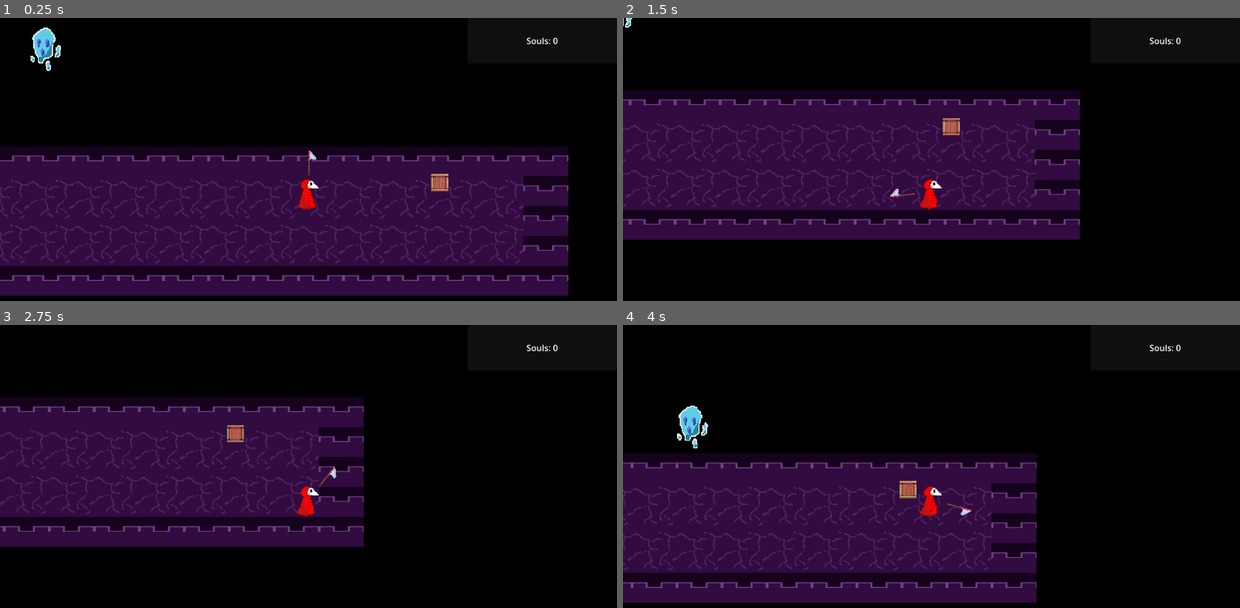
Above: before the commit, frames 1-4 (two rows, left to right).
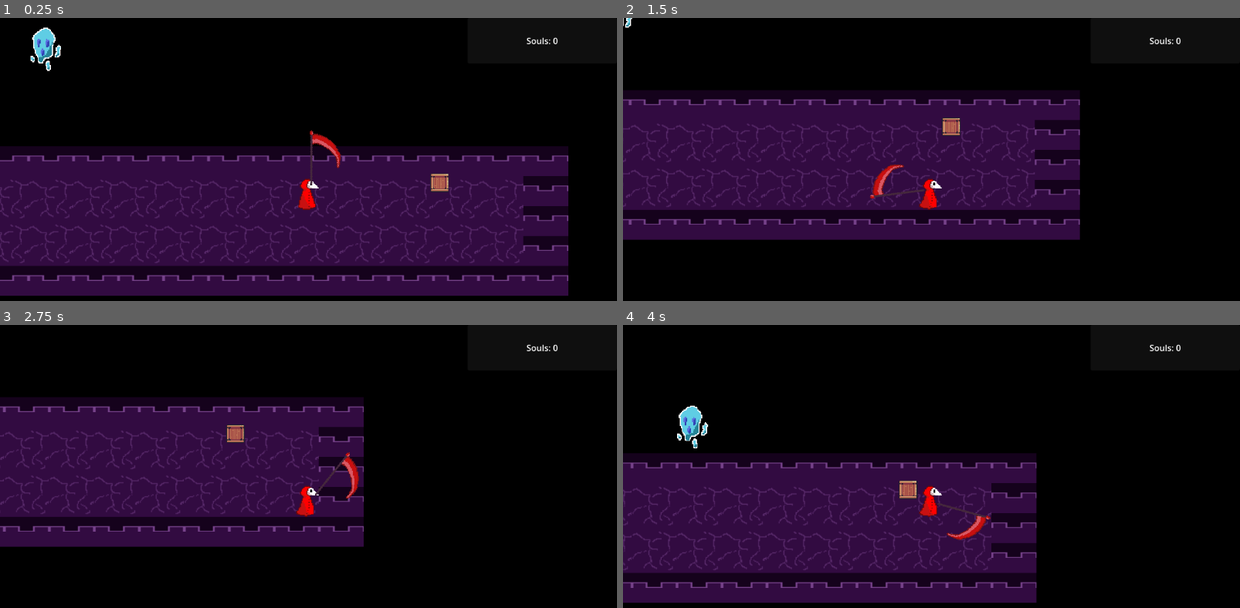
Above: after the commit, the same moments.

Repository: GlitchSkye/Game-test-top-down
Game: Godot game, scene res://game.tscn
Same seed, same stepped clock (60 frames per second), same inputs: the game is played once before the commit and once after it.
Inputs (mouse positions are in pixels of both pictures, inside the frame that each line leads up to):
- Up to frame 1 (0.25 s): no input
- Up to frame 2 (1.5 s): tap Enter (ui_accept) at 0.5, 0.77, 1.25 s; move the mouse to (1067, 173) at 0.52 s; hold Right (ui_right) 0.53-1.28 s; move the mouse to (808, 207) at 1.27 s; hold Down (ui_down) from 1.28 s (still down)
- Up to frame 3 (2.75 s): tap Enter (ui_accept) at 1.52 s; move the mouse to (370, 421) at 2.02 s; release Down (ui_down) at 2.03 s; hold Right (ui_right) from 2.03 s (still down)
- Up to frame 4 (4 s): tap Enter (ui_accept) at 2.75, 3.02, 3.77 s; move the mouse to (900, 568) at 2.77 s; release Right (ui_right) at 2.78 s; hold Up (ui_up) 2.78-3.53 s; move the mouse to (1116, 551) at 3.52 s; hold Left (ui_left) from 3.53 s (still down)

The runs differ from the first frame. In frame 1, 0.3% of the frame differs, in the area x 49-56%, y 39-60%; in frame 2, 0.3%; in frame 3, 0.3%, in the area x 51-59%, y 44-62%; in frame 4, 0.3%.

Commit message:
added scythe weapon

Diff:
--- a/enemies/ghost_basic_enemy.tscn
+++ b/enemies/ghost_basic_enemy.tscn
@@ -1,7 +1,7 @@
 [gd_scene load_steps=17 format=3 uid="uid://8euh2rgfiu7l"]
 
 [ext_resource type="Script" path="res://program/NPC/bee_collectable.gd" id="1_wiq43"]
-[ext_resource type="Texture2D" uid="uid://br4tq6eiumkay" path="res://basic-ghost.png" id="2_0f7th"]
+[ext_resource type="Texture2D" uid="uid://br4tq6eiumkay" path="res://enemies/basic-ghost.png" id="2_0f7th"]
 [ext_resource type="Texture2D" uid="uid://djctnykamjln4" path="res://enemies/Desappearing (96x96).png" id="2_bpscu"]
 [ext_resource type="Script" path="res://enemies/state_manager.gd" id="4_pfucl"]
 [ext_resource type="Script" path="res://program/States/Idle.gd" id="5_vmvta"]
--- a/player/player_character_body_2d.tscn
+++ b/player/player_character_body_2d.tscn
@@ -203,6 +203,7 @@
 
 [node name="Area2D" type="Area2D" parent="." groups=["player"]]
 collision_layer = 2
+collision_mask = 129
 
 [node name="playerCollision" type="CollisionShape2D" parent="Area2D"]
 position = Vector2(-2, 4)
--- a/sword.tscn
+++ b/sword.tscn
@@ -1,25 +1,25 @@
 [gd_scene load_steps=4 format=3 uid="uid://dwhyh07kbxenr"]
 
 [ext_resource type="Script" path="res://program/Weapons/sword.gd" id="1_kcs4u"]
-[ext_resource type="Texture2D" uid="uid://bsrwwobxfi2ep" path="res://net.png" id="2_b1d2t"]
+[ext_resource type="Texture2D" uid="uid://c4pyypy5ru5gv" path="res://player/scythe.png" id="2_ig83x"]
 
 [sub_resource type="CapsuleShape2D" id="CapsuleShape2D_4ur8v"]
-radius = 4.99954
-height = 32.0513
+radius = 10.7487
+height = 48.1495
 
 [node name="sword" type="Area2D"]
 script = ExtResource("1_kcs4u")
 
 [node name="CollisionShape2D" type="CollisionShape2D" parent="."]
-position = Vector2(30, 4)
-rotation = 1.58435
+position = Vector2(44, 20)
+rotation = 0.700161
 shape = SubResource("CapsuleShape2D_4ur8v")
 
 [node name="weapon_point" type="Marker2D" parent="."]
 
 [node name="Sprite2D" type="Sprite2D" parent="weapon_point"]
 texture_filter = 1
-position = Vector2(31, 1)
+position = Vector2(37, 10)
 rotation = 0.81967
 scale = Vector2(0.943, 1)
-texture = ExtResource("2_b1d2t")
+texture = ExtResource("2_ig83x")
Renamed: basic-ghost.png -> enemies/basic-ghost.png
Not shown, changed: enemies/basic-ghost.png.import
Renamed: net.png -> player/net.png
Not shown, changed: player/net.png.import
Binary file added: player/scythe.png
Not shown, added: player/scythe.png.import
Renamed: sword-1.png -> player/sword-1.png
Not shown, changed: player/sword-1.png.import
